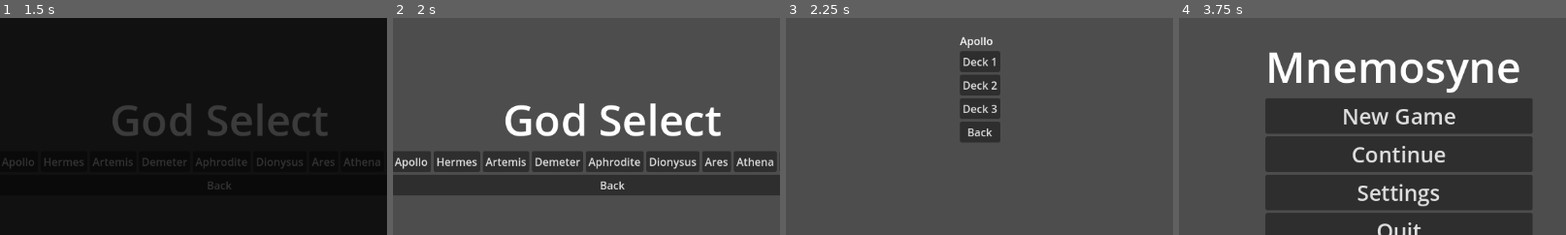
Above: before the commit, frames 1-4 (left to right).
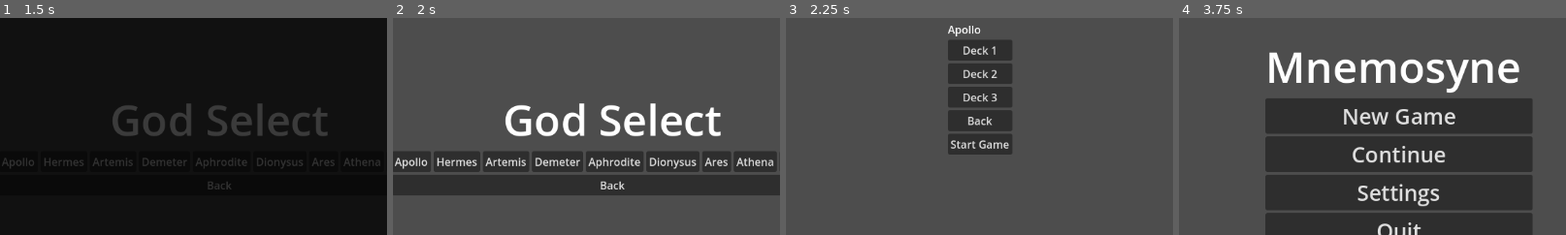
Above: after the commit, the same moments.

Repository: leslieharding/Mnemosyne
Game: Godot game, scene res://Scenes/MainMenu.tscn
Two runs of this game, one before a commit and one after it. Both use one fixed random seed, a clock stepped at 60 frames per second and the inputs below. The project has no main scene, so this scene is started directly.
Inputs:
- Up to frame 1 (1.5 s): click "New Game" at 0.5 s; click "New Game" at 1.25 s
- Up to frame 2 (2 s): no input
- Up to frame 3 (2.25 s): click "Apollo" at 2 s
- Up to frame 4 (3.75 s): click "Back" at 2.75 s; click "Back" at 3.5 s
The pictures show only the part of the screen within x 22-72%, y 21-71%; the shares and areas given below are measured in that part.

Frames 1-2 are identical in both runs. In frame 3, 5.7% of the frame differs, in the area x 41-59%, y 3-63%; in frame 4, nothing differs.

Commit message:
start game button

Diff:
--- a/Scenes/Apollo.tscn
+++ b/Scenes/Apollo.tscn
@@ -38,4 +38,8 @@
 layout_mode = 2
 text = "Back"
 
+[node name="StartGameButton" type="Button" parent="VBoxContainer"]
+layout_mode = 2
+text = "Start Game"
+
 [connection signal="pressed" from="VBoxContainer/Button" to="." method="_on_button_pressed"]
